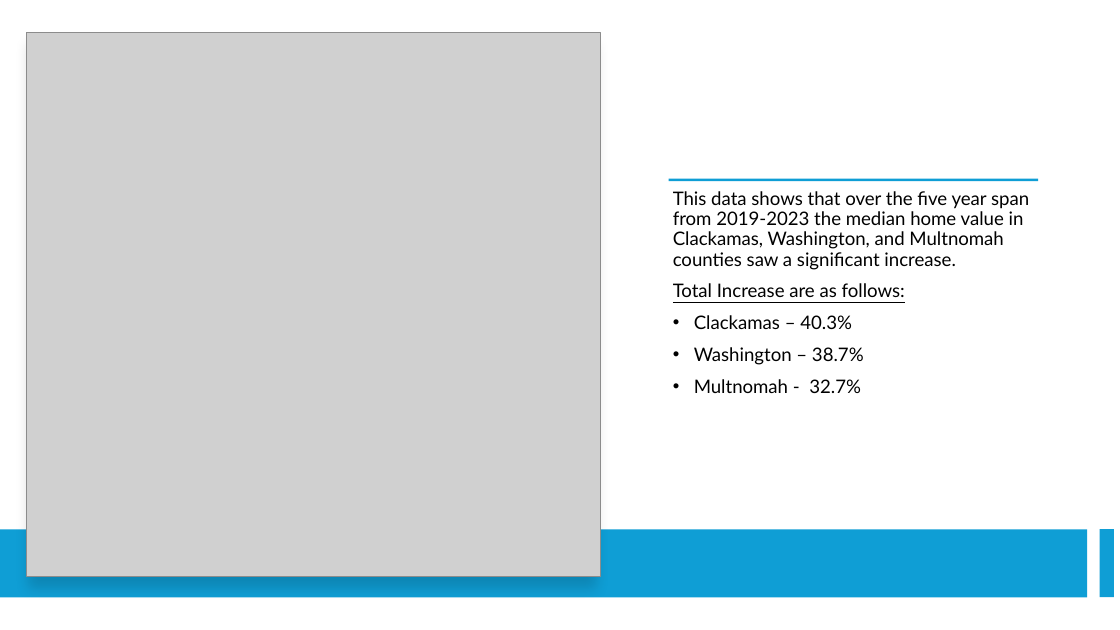
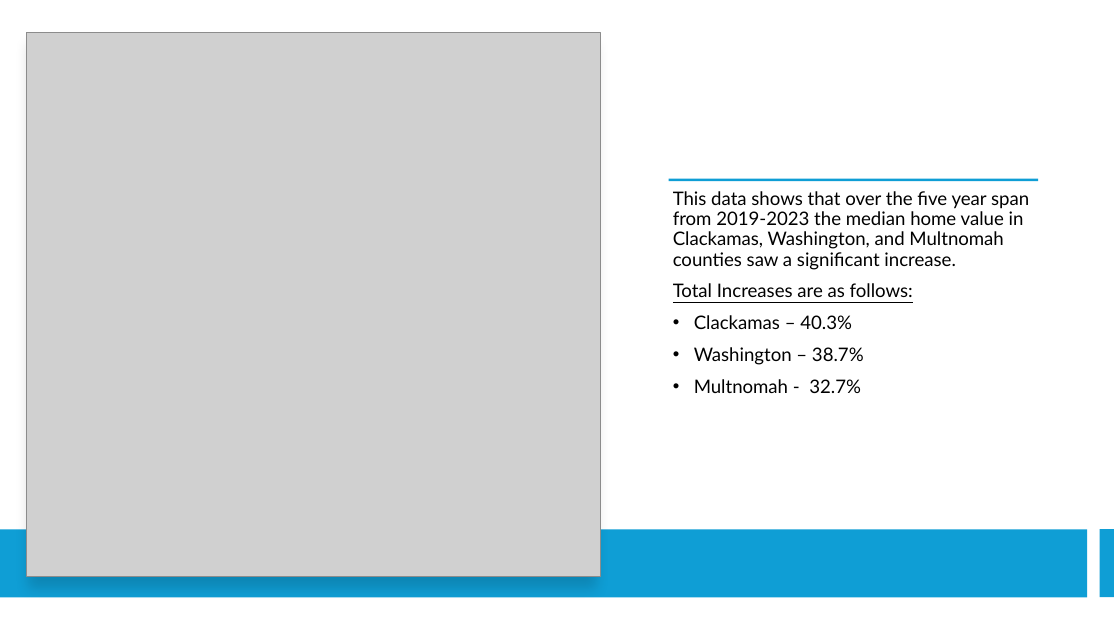
Before and after one commit to Tserrof7/Portland-Housing-Prices-Affordability-Project, a slide deck: slide 2 of Portland , Or Housing & Affordability.pptx. Drawn at 1120x630 pixels with LibreOffice and Linux fonts; fonts in the diff are those of the drawing; grey boxes stand for pictures. Boxes give left, top, right and bottom in pixels: in the first picture for what was removed or moved away, otherwise in the second. Text is boxed around its words. In the diff, an @@ line names an element or a change of style, - is before the commit and + after.

```diff
--- a/Portland , Or Housing & Affordability.pptx
+++ b/Portland , Or Housing & Affordability.pptx
@@ text at (x1=673, y1=283, x2=913, y2=297): text changed @@
-Total Increase are as follows:
+Total Increases are as follows:
```
Also in this commit, not shown: 2 other slides changed, 8 slides added, 4 slides removed, 6 other files.
